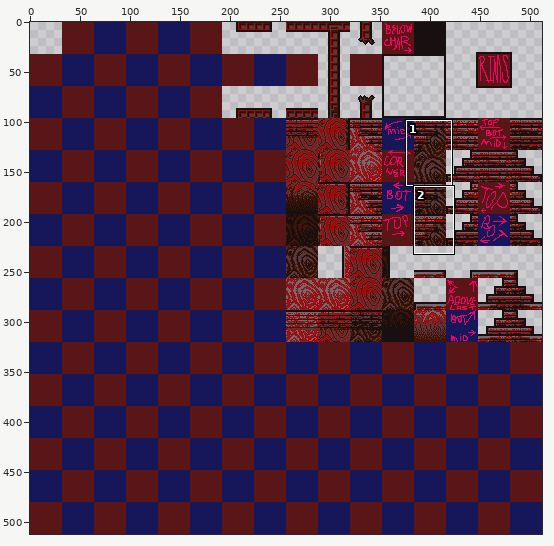
Two states of a sprite sheet, ENTROPY/Graphics/Tilesets/PalaceWooden2.png. The first picture is a wide view before the edit; the outline marks the close-up.
Close-up. Earlier state:
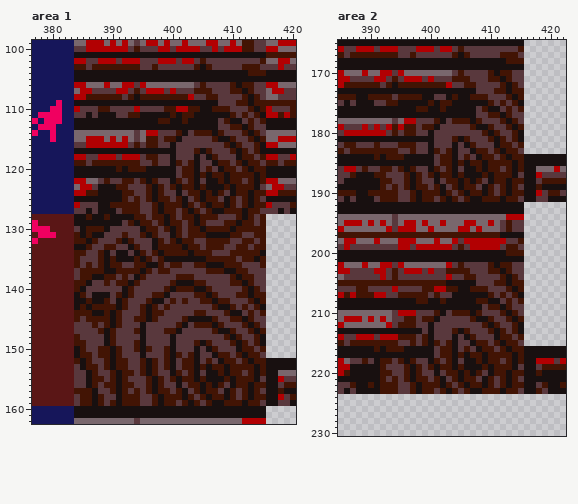
The file is 512x512 pixels. Shown: area 1: x 377..420, y 99..162; area 2: x 385..422, y 165..230.
After the commit:
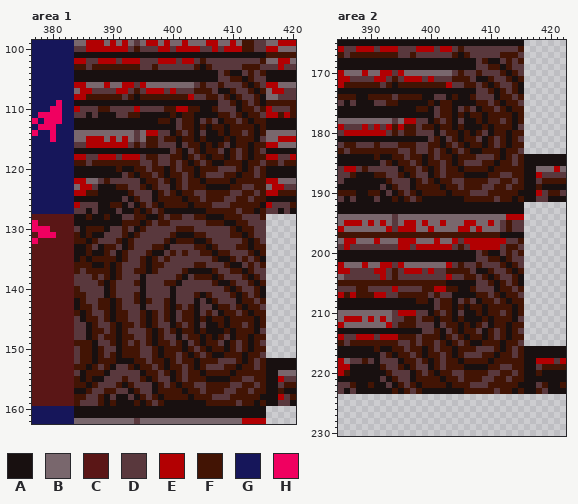
Palette (. is transparent): A #181010  B #79676d  C #5a1616  D #59383d  E #b20002  F #421404  G #16165a  H #f00060
What changed:
Changed rows in their new state; - is an unchanged pixel.
Area 1:
first column x 384:
104 ------------------------DF--D-D-
105 ------------------------DDFF-FDD
106 ------------------------F-DD-AF-
107 ------------------------AA-DD-AF
108 -------------------------FAFDD-A
109 --------------------------FA-D-A
110 ------------------------DD-AF-D-
111 ------------------------FFDFAF-D
112 -----------------D-F-DFDA-FDFAF-
113 -----------------DFF-F-FFA--F-AF
114 ----------------A-DFADA--AFFDFAF
115 ------------------FFAFAA-FAFF--D
116 ----------------DA-FFAFAFD--FA-F
117 ----------------DFA----F-A-D-A-D
118 ----------------FFAFDF--FAFD-AF-
119 ----------------FDFAF-F-A-F-----
120 ---------A--DFF-F----F-FDDDFAFD-
121 --------DF-FFDF-FFD---DDDF-A--D-
122 --------DD-AF--F----FAFF-FA-F-F-
123 -----------FAFD-AFD-F----AF-DDFF
124 --------A---D---F-F-DD-F-FDD-FD-
125 --------DA--D---F--F-D--FDDF-D-F
126 --------ADAF------FAF-FDDD-F-F-A
127 --------AA-AFDFAAAA-AA-FF--DF-AF
128 --------DD--AA-D-FDDF-AAAFF-DD--
129 --------F-FA---FDD-DDDFFFAAF-D-D
130 --------F-AFDD-DD-F-DDDDDDFA--DD
131 ---------AFDDD--FAAA--DDDD--AFDD
132 -------------DDFAF--AA-DDD---AFD
133 ----A---AFD--F-ADDDD-FA-D----A--
134 AAFAAF--F-DDFA-D-D-DD--AFFDDD-AF
135 AFAF-F--FDDFAFDFDDDDDDD-AA---DFA
136 -F-AAFA---D--F--DD----DDD-AA-F--
137 FD---F--DD-FAFDD--FAAAA-DDF-AF--
138 -DDFD-AFD-DA------ADFFFAF-DD-AF-
139 DDD-FAFDDD-A---F--DDDD-FAA-DD-AF
140 -D---AF-DD-A---D-DDDDDD--FAFDD-A
141 F--DD-FDDDFA-DDDA----AFD--FA-D-A
142 -FDDF-AFD-FA-DDFA-D-ADAFDD-AF-D-
143 --FD--AFD--ADD--AF-FA--AFFDFAF-D
144 -A-DD---F-----DFA-FFADF-A-FDFAF-
145 DA--D---F-D----FA--F-F--FA--F-AF
146 --A--DFAFF-FAF--A-DFADA--AFFDFAF
147 --AF-D-AF-DDFAFD--FFAFAA-FAFF--D
148 D-AF-F-AFF-DFAF-DA-FFAFAFD--FA-F
149 --FA-D-AF--DFAFFDFA----F-A-D-A-D
150 D-FA-DDAFF-DDFA-FFAFDF--FAFD-AF-
151 D--A-DFAFFFD-FA-FDFAF-F-A-F-----
152 DF-AF-FAAAF-D-FAF----F-FDDDFAFD-
153 FFA----DDFA-FDFAFFD---DDDF-A--D-
154 -AF-FADDDD-AF--F----FAFF-FA-F-F-
155 FAFAA-DD---FAFD-AFD-F----AF-DDFF
156 FF---DDFA---D---F-F-DD-F-FDD-FD-
157 AA-D-F-DDA--D---F--F-D--FDDF-D-F
158 F-DD-A--ADAF------FAF-FDDD-F-F-A
159 FDDD-A--AA-AFDFAAAA-AA-FF--DF-AF
Area 2:
first column x 392:
168 ----------------DF--D-D-
169 ----------------DDFF-FDD
170 ----------------F-DD-AF-
171 ----------------AA-DD-AF
172 -----------------FAFDD-A
173 ------------------FA-D-A
174 ----------------DD-AF-D-
175 ----------------FFDFAF-D
176 ---------D-F-DFDA-FDFAF-
177 ---------DFF-F-FFA--F-AF
178 --------A-DFADA--AFFDFAF
179 ----------FFAFAA-FAFF--D
180 --------DA-FFAFAFD--FA-F
181 --------DFA----F-A-D-A-D
182 --------FFAFDF--FAFD-AF-
183 --------FDFAF-F-A-F-----
184 -A--DFF-F----F-FDDDFAFD-
185 DF-FFDF-FFD---DDDF-A--D-
186 DD-AF--F----FAFF-FA-F-F-
187 ---FAFD-AFD-F----AF-DDFF
188 A---D---F-F-DD-F-FDD-FD-
189 DA--D---F--F-D--FDDF-D-F
190 ADAF------FAF-FDDD-F-F-A
191 AA-AFDFAAAA-AA-FF--DF-AF
first column x 392:
200 ----------------DF--D-D-
201 ----------------DDFF-FDD
202 ----------------F-DD-AF-
203 ----------------AA-DD-AF
204 -----------------FAFDD-A
205 ------------------FA-D-A
206 ----------------DD-AF-D-
207 ----------------FFDFAF-D
208 ---------D-F-DFDA-FDFAF-
209 ---------DFF-F-FFA--F-AF
210 --------A-DFADA--AFFDFAF
211 ----------FFAFAA-FAFF--D
212 --------DA-FFAFAFD--FA-F
213 --------DFA----F-A-D-A-D
214 --------FFAFDF--FAFD-AF-
215 --------FDFAF-F-A-F-----
216 -A--DFF-F----F-FDDDFAFD-
217 DF-FFDF-FFD---DDDF-A--D-
218 DD-AF--F----FAFF-FA-F-F-
219 ---FAFD-AFD-F----AF-DDFF
220 A---D---F-F-DD-F-FDD-FD-
221 DA--D---F--F-D--FDDF-D-F
222 ADAF------FAF-FDDD-F-F-A
223 AA-AFDFAAAA-AA-FF--DF-AF
Boxes around the changes in both close-ups, in picture pixels (x1, y1, x2, y2):
changed: (74, 70, 266, 406)
changed: (380, 58, 524, 202)
changed: (380, 250, 524, 394)
